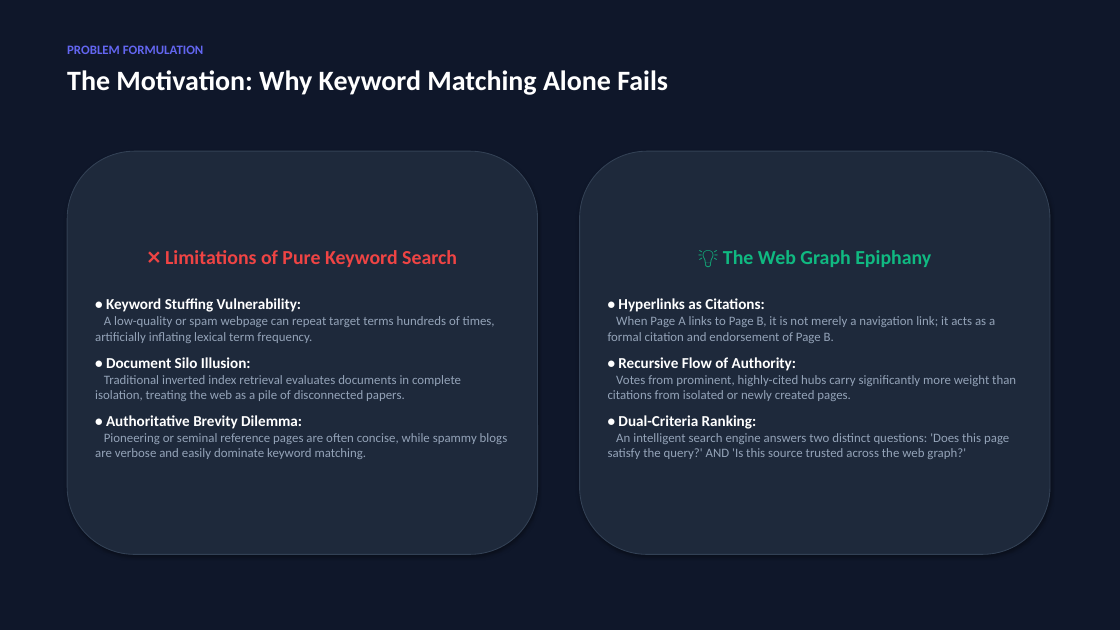
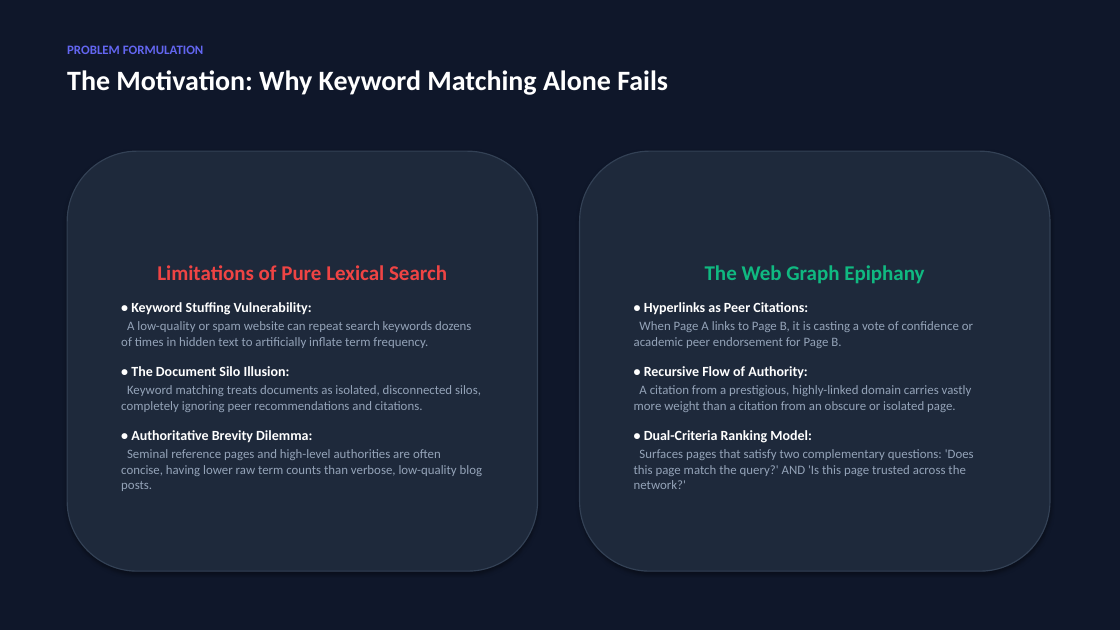
Before and after one commit to adarsh-place/Intelligent_Search_Ranking, a slide deck: slide 2 of Intelligent_Search_Ranking_Presentation.pptx. Drawn at 1120x630 pixels with LibreOffice and Linux fonts; fonts in the diff are those of the drawing. Boxes give left, top, right and bottom in pixels: in the first picture for what was removed or moved away, otherwise in the second. Text is boxed around its words. In the diff, an @@ line names an element or a change of style, - is before the commit and + after.

```diff
--- a/Intelligent_Search_Ranking_Presentation.pptx
+++ b/Intelligent_Search_Ranking_Presentation.pptx
@@ rounded rectangle "Limitations of Pure Lexical Search" at [67,151,538,571]: outline #334155 0.75 pt to #334155 1 pt @@
@@ rounded rectangle "Limitations of Pure Lexical Search": place and size @@
-rounded rectangle "Limitations of Pure Lexical Search" at [67,151,538,555]
+rounded rectangle "Limitations of Pure Lexical Search" at [67,151,538,571]
@@ rounded rectangle "The Web Graph Epiphany": place and size @@
-rounded rectangle "The Web Graph Epiphany" at [580,151,1050,555]
+rounded rectangle "The Web Graph Epiphany" at [580,151,1050,571]
@@ rounded rectangle "The Web Graph Epiphany" at [580,151,1050,571]: outline #334155 0.75 pt to #334155 1 pt @@
@@ text in rounded rectangle at [157,265,447,280]: text changed; size 17 to 18 pt @@
-❌ Limitations of Pure Keyword Search
+Limitations of Pure Lexical Search
@@ text in rounded rectangle at [634,265,973,348]: text changed @@
-💡 The Web Graph Epiphany
-• Hyperlinks as Citations:
-When Page A links to Page B, it is not merely a navigation link; it acts as a formal citation and endorsement of Page B.
+The Web Graph Epiphany
+• Hyperlinks as Peer Citations:
+When Page A links to Page B, it is casting a vote of confidence or academic peer endorsement for Page B.
@@ text in rounded rectangle at [121,321,481,412]: text changed @@
-A low-quality or spam webpage can repeat target terms hundreds of times, artificially inflating lexical term frequency.
-• Document Silo Illusion:
-Traditional inverted index retrieval evaluates documents in complete isolation, treating the web as a pile of disconnected papers.
+A low-quality or spam website can repeat search keywords dozens of times in hidden text to artificially inflate term frequency.
+• The Document Silo Illusion:
+Keyword matching treats documents as isolated, disconnected silos, completely ignoring peer recommendations and citations.
@@ text in rounded rectangle at [131,302,312,443]: size 13 to 12 pt in "• Keyword Stuffing Vulnerability:", "• Authoritative Brevity Dilemma:"; more space between paragraphs @@
@@ text in rounded rectangle at [634,385,974,489]: text changed @@
-Votes from prominent, highly-cited hubs carry significantly more weight than citations from isolated or newly created pages.
-• Dual-Criteria Ranking:
-An intelligent search engine answers two distinct questions: 'Does this page satisfy the query?' AND 'Is this source trusted across the web graph?'
+A citation from a prestigious, highly-linked domain carries vastly more weight than a citation from an obscure or isolated page.
+• Dual-Criteria Ranking Model:
+Surfaces pages that satisfy two complementary questions: 'Does this page match the query?' AND 'Is this page trusted across the network?'
@@ text in rounded rectangle at [644,366,808,379]: size 13 to 12 pt in "• Recursive Flow of Authority:"; more space between paragraphs @@
@@ text in rounded rectangle at [121,449,482,491]: text changed @@
-Pioneering or seminal reference pages are often concise, while spammy blogs are verbose and easily dominate keyword matching.
+Seminal reference pages and high-level authorities are often concise, having lower raw term counts than verbose, low-quality blog posts.
```
Also in this commit, not shown: 5 other slides changed, 10 other files.
